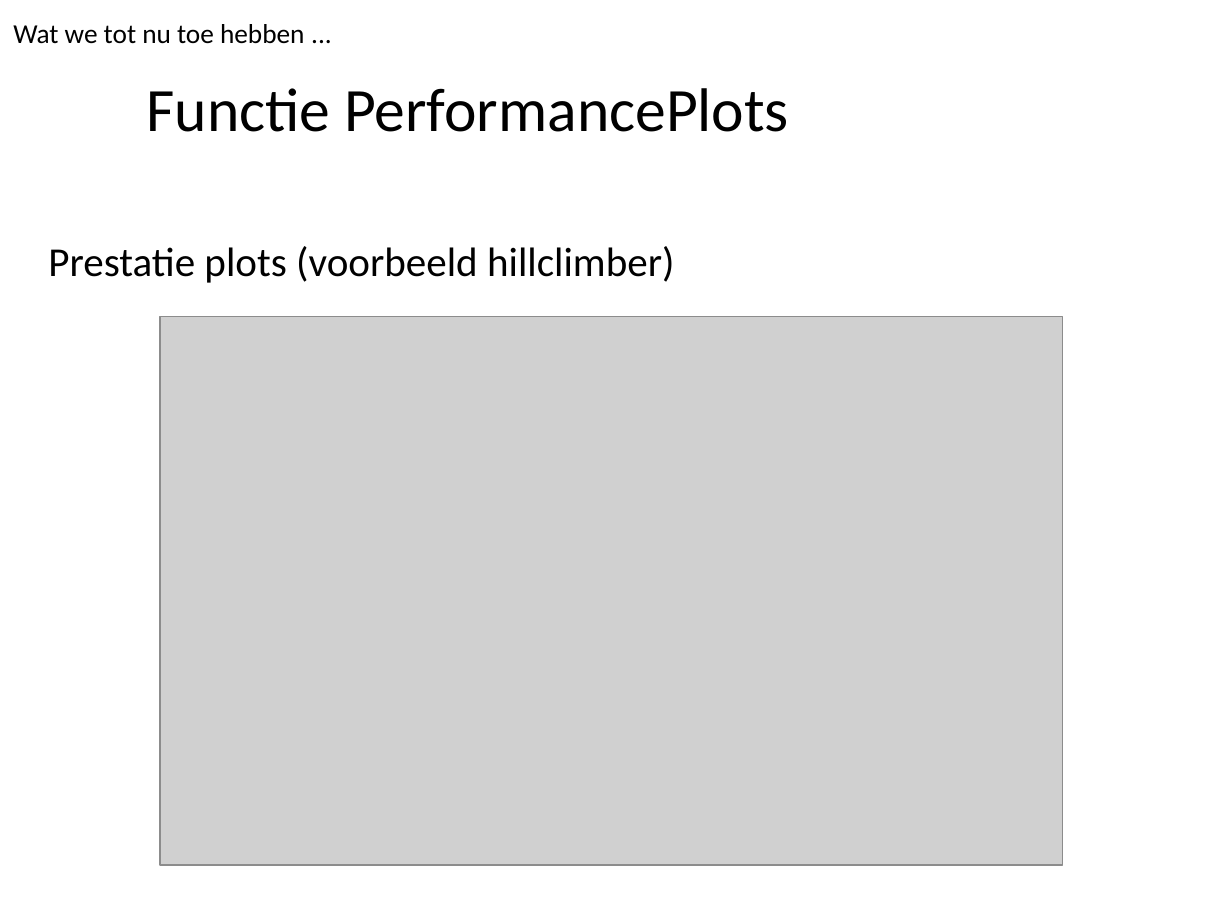
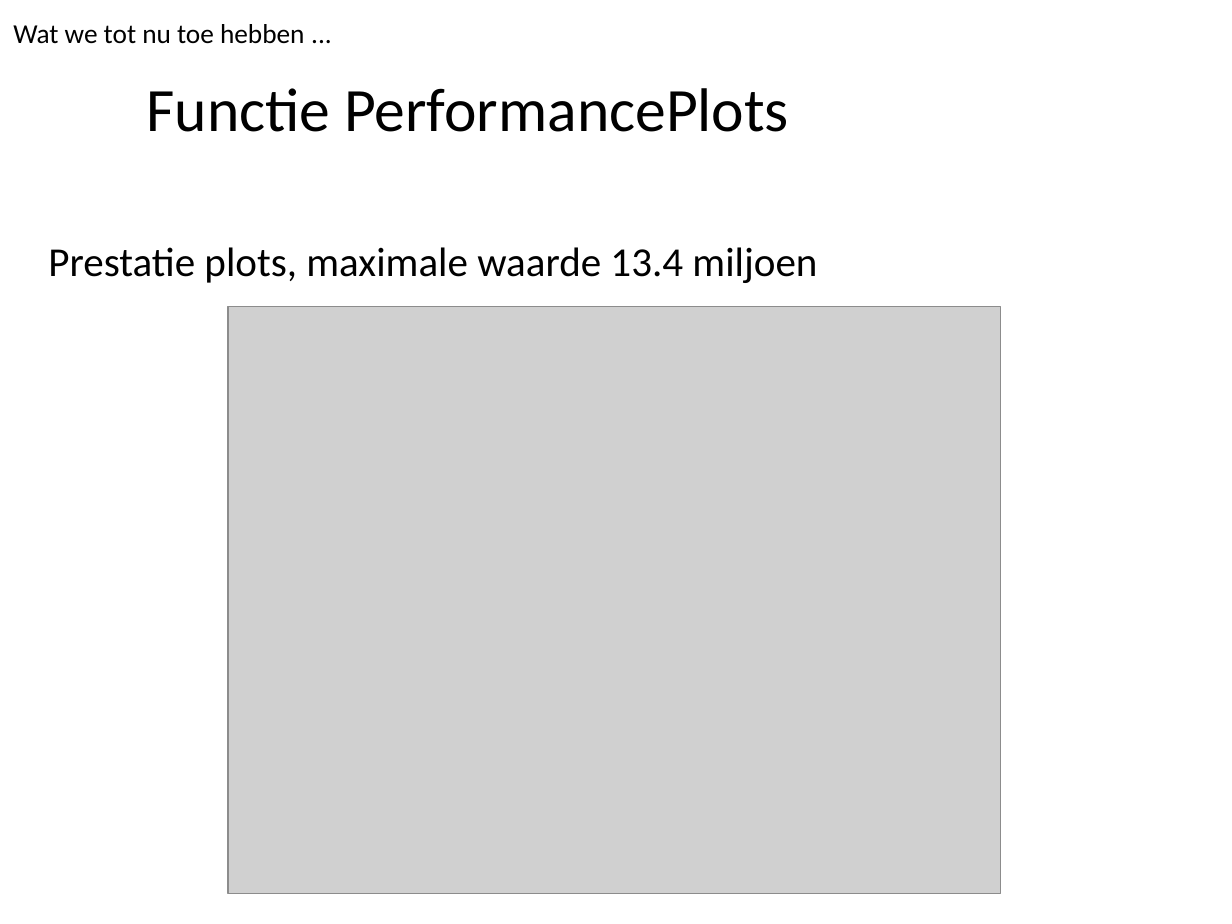
Before and after one commit to Duncannn/ProgrammeerTheorie, a slide deck: slide 15 of docs/Amstelhaege.pptx (slide 14 before the commit). Drawn at 1232x924 pixels with LibreOffice and Linux fonts; fonts in the diff are those of the drawing; grey boxes stand for pictures; background and template pictures are left out. Boxes give left, top, right and bottom in pixels: in the first picture for what was removed or moved away, otherwise in the second. Text is boxed around its words. In the diff, an @@ line names an element or a change of style, - is before the commit and + after.

```diff
--- a/docs/Amstelhaege.pptx
+++ b/docs/Amstelhaege.pptx
@@ text at bbox=[48, 247, 817, 283]: text changed @@
-Prestatie plots (voorbeeld hillclimber)
+Prestatie plots, maximale waarde 13.4 miljoen
@@ picture: place and size @@
-picture at bbox=[160, 317, 1062, 865]
+picture at bbox=[228, 307, 1000, 893]
```
Also in this commit, not shown: 4 other slides changed.
